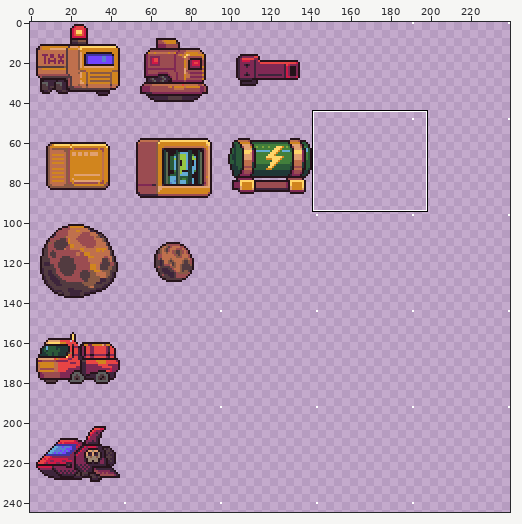
One commit to this pixel-art file: Assets/_Sprites/ase/tileset.aseprite. Above: a wide view before the commit, with the close-up outlined.
Close-up. Before the edit:
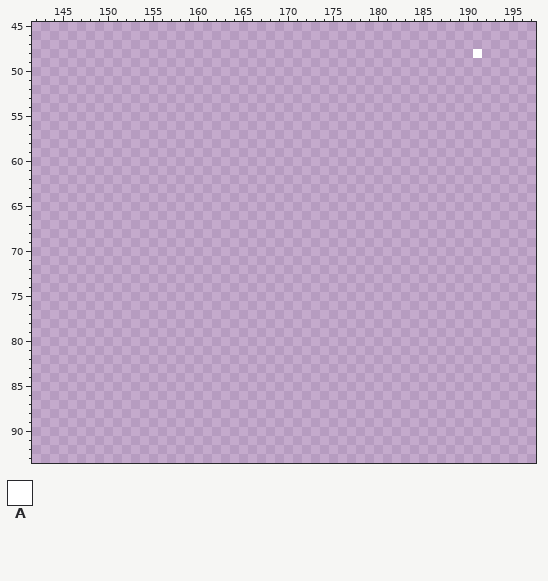
240x288 pixels, 1 frame. Shown: x 142..197, y 45..93. The wide view leaves out empty margins.
Visible layers, top first: "placeholders", "objects".
Palette (. is transparent): A #ffffff
Pixels before (only the part around the change), first column x 142:
45 .....................................................
46 .....................................................
47 .....................................................
48 .................................................A...
49 .....................................................
50 .....................................................
51 .....................................................
52 .....................................................
53 .....................................................
54 .....................................................
55 .....................................................
56 .....................................................
57 .....................................................
58 .....................................................
59 .....................................................
60 .....................................................
61 .....................................................
62 .....................................................
63 .....................................................
64 .....................................................
65 .....................................................
66 .....................................................
67 .....................................................
68 .....................................................
69 .....................................................
70 .....................................................
71 .....................................................
72 .....................................................
73 .....................................................
74 .....................................................
75 .....................................................
76 .....................................................
77 .....................................................
78 .....................................................
79 .....................................................
80 .....................................................
81 .....................................................
82 .....................................................
83 .....................................................
84 .....................................................
85 .....................................................
86 .....................................................
87 .....................................................
88 .....................................................
89 .....................................................
90 .....................................................
91 .....................................................
92 .....................................................
93 .....................................................
After:
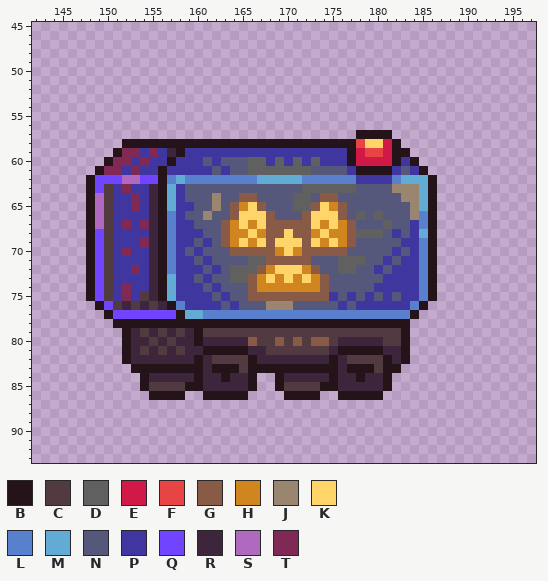
Colours new in this view: B #25131a  C #523b40  D #606060  E #d01946  F #e84444  G #895a45  H #d1851e  J #9a8571  K #ffd569  L #5880cc  M #62abd4  N #56587b  P #40369f  Q #7144ff  R #3d253b  S #af69bf  T #802954
What changed:
Layers "placeholders", "objects":
y 48: x 191 A -> .
y 57: x 178..181 .... -> BBBB
y 58: x 152..182 ............................... -> BBBBBBBBBBBBBBBBBBBBBBBBBBFKKEB
y 59: x 151..183 ................................. -> BTTPTPRBPPPPPPPPPPPPPPPPPPBEFFEBB
y 60: x 150..184 ................................... -> BTTPTPPBPPPNPNNNDDPDPDPDPPPBEEEEBPB
y 61: x 149..185 ..................................... -> BTTPTPPBPPPPPNPNNDDDDDDDNNNNPBBBBPNPB
y 62: x 148..186 ....................................... -> BQQQSSQQBLMLLLLLLLLMMMMMLLLLLLPPPPLMMMB
y 63: x 148..186 ....................................... -> BQCPTPPRBMPNNNNNNNNNNNNNDDDDDDNNNNJJJMB
y 64: x 148..186 ....................................... -> BSCPPTPRBMPNNNJNNGGNNNNDDNGGNNNNNNNJJMB
y 65: x 148..186 ....................................... -> BSCPPTPRBMPPNNJNGHKGNNNDDGKHGNNNNNNNJMB
y 66: x 148..186 ....................................... -> BSCPPPPRBLPNNJNNGKKKGNNNGKKKGNDNDNNNJLB
y 67: x 148..186 ....................................... -> BSCPTPTRBLPPNNNGHKHKGGGGGKHKHGNNNDNNPLB
y 68: x 148..186 ....................................... -> BQCPPPPRBLPPPNNGHHKHGGKGGHKHHGDDDNPNPMB
y 69: x 148..186 ....................................... -> BQCPPPTRBLPPNPNGHKHKGKKKGKHKHGNNNNNPPLB
y 70: x 148..186 ....................................... -> BQCPTPPRBLPNPNNNGGGGGHKHGGGGGNNNNNPNPLB
y 71: x 148..186 ....................................... -> BQCPPPPRBLPPNPNNNNDDGGGGGNNNDDDNNPNPPLB
y 72: x 148..186 ....................................... -> BQCPPTPRBLPPPNPNDDDGHKKKHGNNDDNNPNPPPLB
y 73: x 148..186 ....................................... -> BQCPPPPRBMPPNPNNDDGHKHKHKHGNNNNNNPPPPLB
y 74: x 148..186 ....................................... -> BQCPTPPRBMPPPNPNNNGHHHHHHHGNNNNNPPPPPLB
y 75: x 148..186 ....................................... -> BQCPTPCRBMPPPPNPNNGGGGGGGGGPNPNPNPNPPLB
y 76: x 149..185 ..................................... -> BQCRCRCRBLPPPPNPNNNJJJNNNNNPNPPPPPPLB
y 77: x 150..184 ................................... -> BQQQQQQQBMMLLLLLLLLLLLLLLLLLLLLLLLB
y 78: x 151..183 ................................. -> BBBBBBBBBBBBBBBBBBBBBBBBBBBBBBBBB
y 79: x 152..183 ................................ -> BRCRCRCRBCCCCCCCCCCCCCCCCCCCCCCB
y 80: x 152..183 ................................ -> BRRCRCRRBRRRRRGCCGCGCGGCRRRRRCCB
y 81: x 152..183 ................................ -> BRCRCRCRRBBBBBRRCCCCCCCRBBBBBRRB
y 82: x 152..183 ................................ -> BRRRRRRRBRCCCCBRRRRRRRRBRCCCCBRB
y 83: x 153..182 .............................. -> BBBBBBBBRBBBCBBBBBBBBBBRBBBCBB
y 84: x 154..166 ............. -> BRRRRRBRRBRRB; x 169..181 ............. -> BRRRRRBRRBRRB
y 85: x 154..166 ............. -> BCCCCBBRRRRRB; x 169..181 ............. -> BCCCCBBRRRRRB
y 86: x 155..158 .... -> BBBB; x 161..165 ..... -> BBBBB; x 170..173 .... -> BBBB; x 176..180 ..... -> BBBBB
Changed places in both close-ups, as pixel boxes (x1, y1, x2, y2):
erased: (473, 49, 482, 58)
added: (86, 130, 437, 400)
